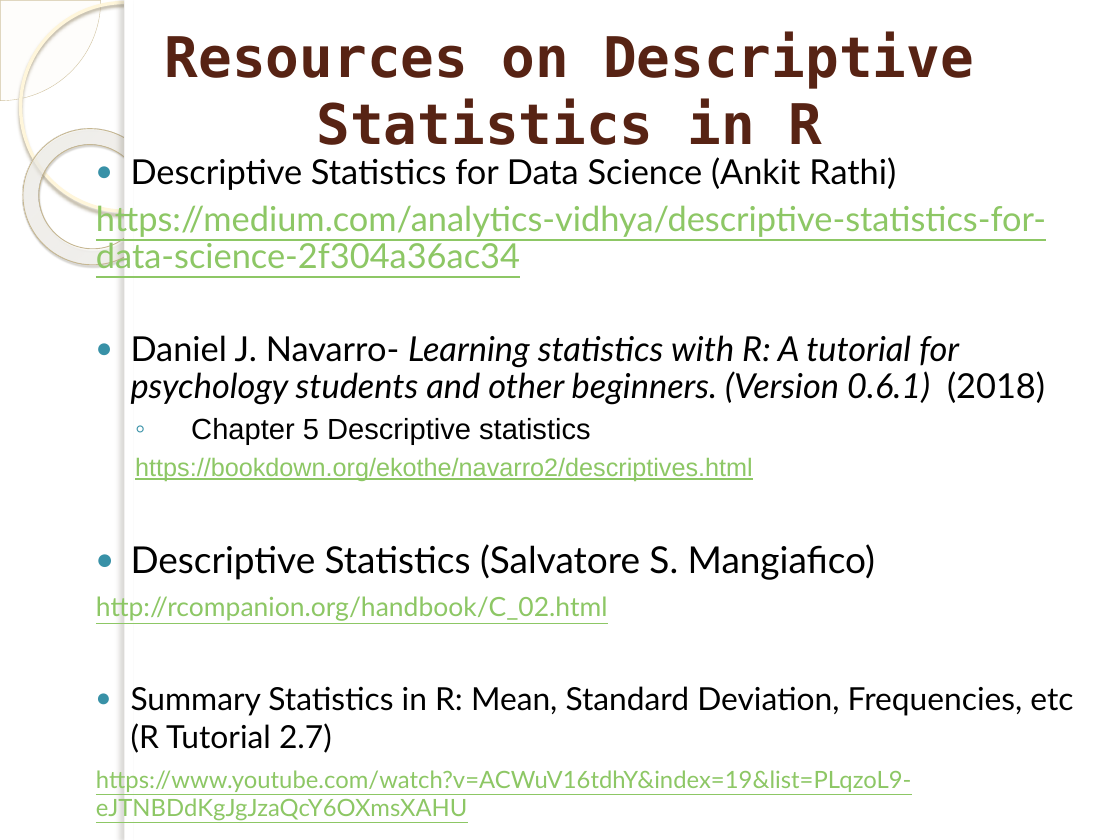
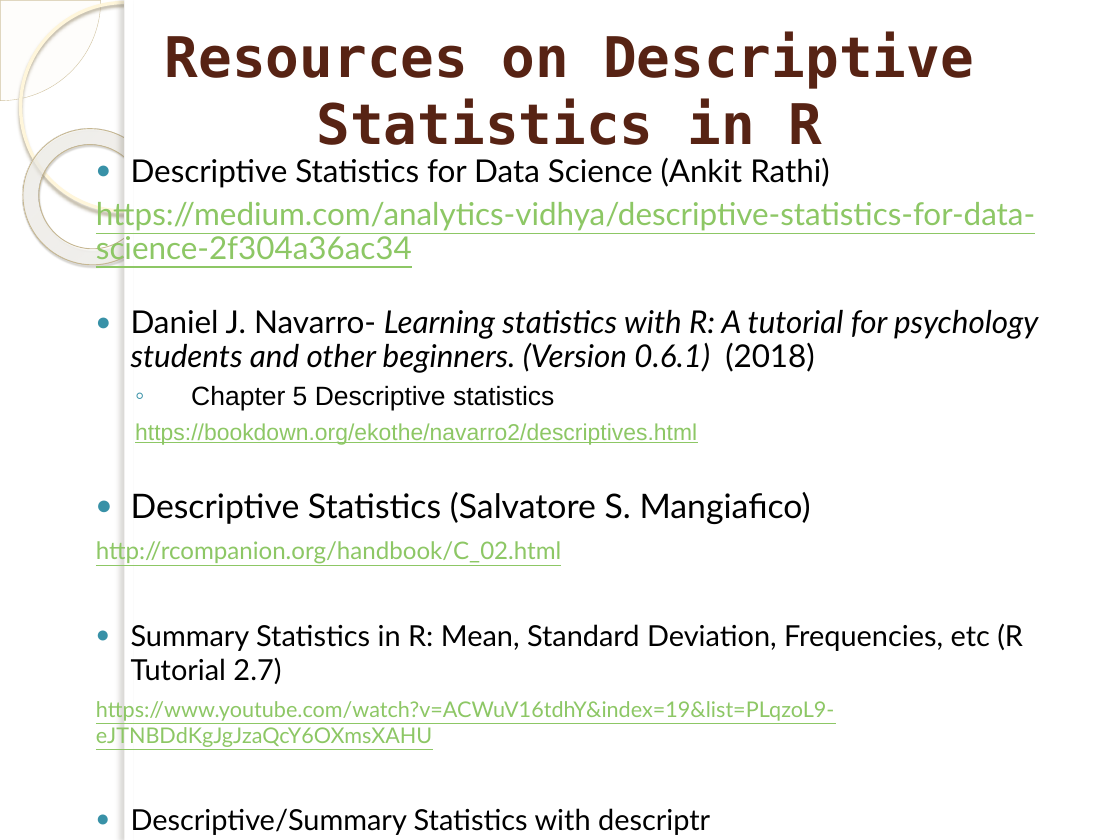
Before and after one commit to marinfotache/Data-Processing-Analysis-Science-with-R, a slide deck: slide 5 of 09 Exploratory Data Analysis/09 Exploratory Data Analysis.pptx. Drawn at 1120x840 pixels with LibreOffice and Linux fonts; fonts in the diff are those of the drawing; background and template pictures are left out. Boxes give left, top, right and bottom in pixels: in the first picture for what was removed or moved away, otherwise in the second. Text is boxed around its words. In the diff, an @@ line names an element or a change of style, - is before the commit and + after.

```diff
--- a/09 Exploratory Data Analysis/09 Exploratory Data Analysis.pptx
+++ b/09 Exploratory Data Analysis/09 Exploratory Data Analysis.pptx
@@ text at [96, 157, 1038, 747]: size 22.1 to 20.1 pt in "Descriptive Statistics for Data Science (Ankit Rathi)", "https://medium.com/analytics-vidhya/descriptive-statistics-f ...", "Daniel J. Navarro- Learning statistics with R: ..."; size 18.7 to 17.1 pt in "Chapter 5 Descriptive statistics"; size 16.1 to 14.7 pt in "https://bookdown.org/ekothe/navarro2/descriptives.html"; size 23.8 to 21.7 pt in "Descriptive Statistics (Salvatore S. Mangiafico)"; size 17 to 15.5 pt in "http://rcompanion.org/handbook/C_02.html"; size 20.4 to 18.6 pt in "Summary Statistics in R: Mean, Standard Deviation, ..."; size 15.3 to 13.9 pt in "https://www.youtube.com/watch?v=ACWuV16tdhY&index=19&list=PL ..." @@
@@ text at [131, 808, 710, 835]: paragraphs added @@
+● Descriptive/Summary Statistics with descriptr
+https://blog.rsquaredacademy.com/introducing-descriptr/
```
